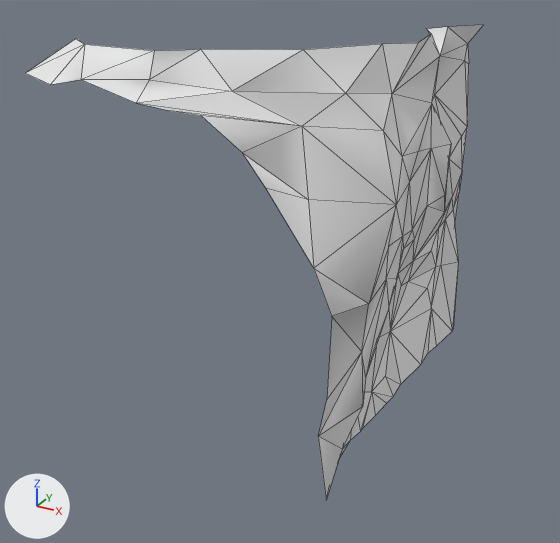
Renders of the glTF model Rogue-Robots/Assets/Models/ModularBlocks/WallToRoofCorner2_Col.gltf from each side of a commit.
Camera for both pictures: a 50 mm lens placed at (4.68, -9.28, 6.25), pointed at (-0.18, -0.44, 1.83). Every picture has the same lights, and +X, +Y and +Z are marked at lower left. Mesh edges are drawn as thin lines. Vertices at the same position are counted once.

In view in the first picture: 'WallToRoofCorner2_Col'.
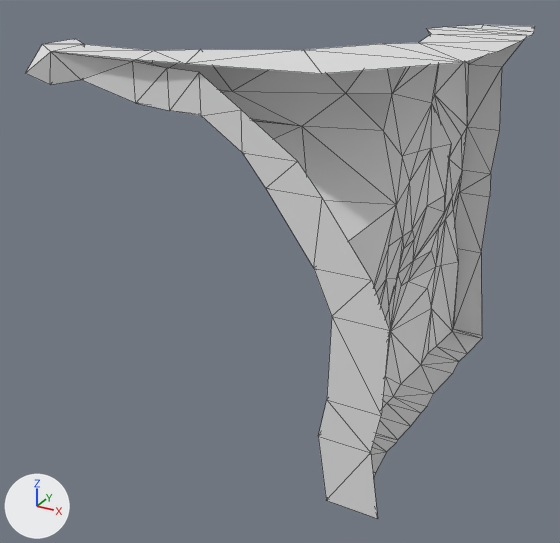
The edits, one by one:
me_scene_101 is used by ob_walltoroofcorner2_col; location (0.0, 0.0, 0.0).
me_scene_101 had 101 vertices, 154 faces and spanned x -2.5..1.73, y -2.5..2.5, z 0.0..5.0.
me_scene_101 now has 141 vertices, 241 faces and spans x -2.5..2.49, y -2.63..2.61, z 0.0..5.0.
Part 1, on me_scene_101:
1 vertex is removed from x 1.6, y 2.42, z 0.0.
2 faces are deleted.
25 vertices are added at x -2.5..2.49, y -2.63..2.61, z 0.0..5.0.
11 new vertices lie (0.52, 0.0, 0.0) away from vertices in x 1.35..1.6, y -2.0..2.42, z 0.0.
5 new vertices lie (0.49, 0.0, 0.0) away from vertices in x 1.43..1.59, y 2.5, z 0.0..4.42.
89 new faces join them.

Changed parts and their boxes (x1, y1, x2, y2) in the pictures (560 x 543 px):
'WallToRoofCorner2_Col', reshaped (11% wider)
    before: (26, 25, 483, 500)
    after: (26, 25, 535, 519)
part 1 of me_scene_101, built on
    before: (452, 272, 458, 330)
    after: (26, 25, 535, 519)
